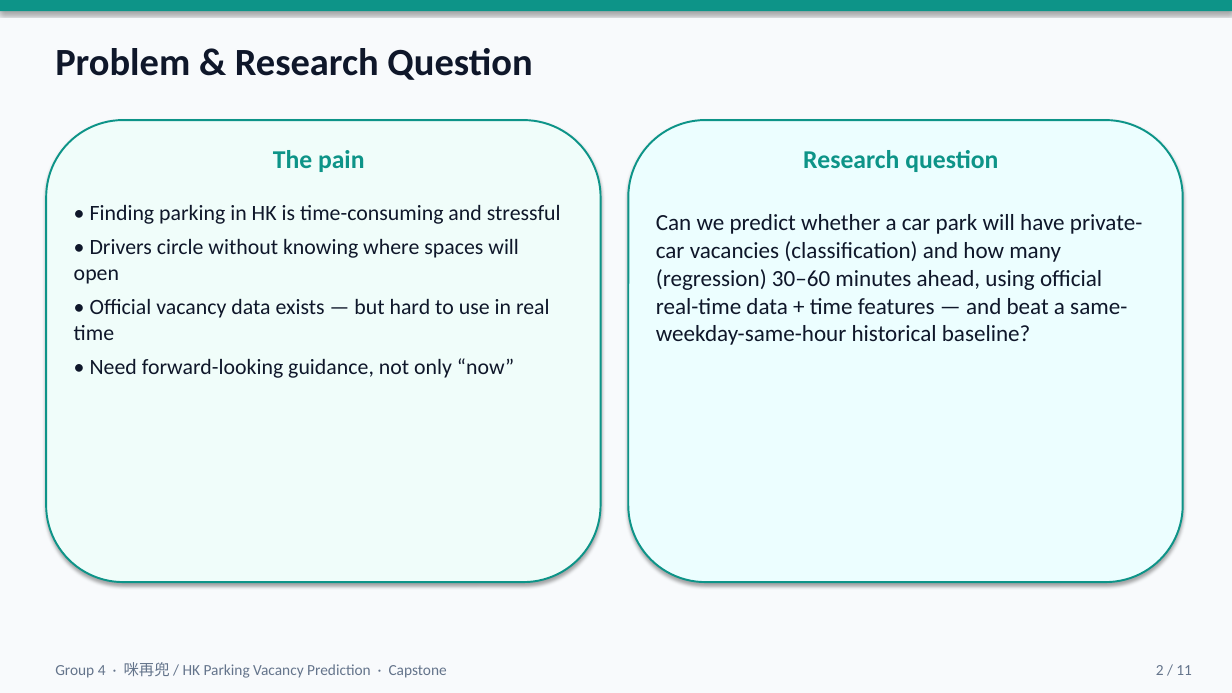
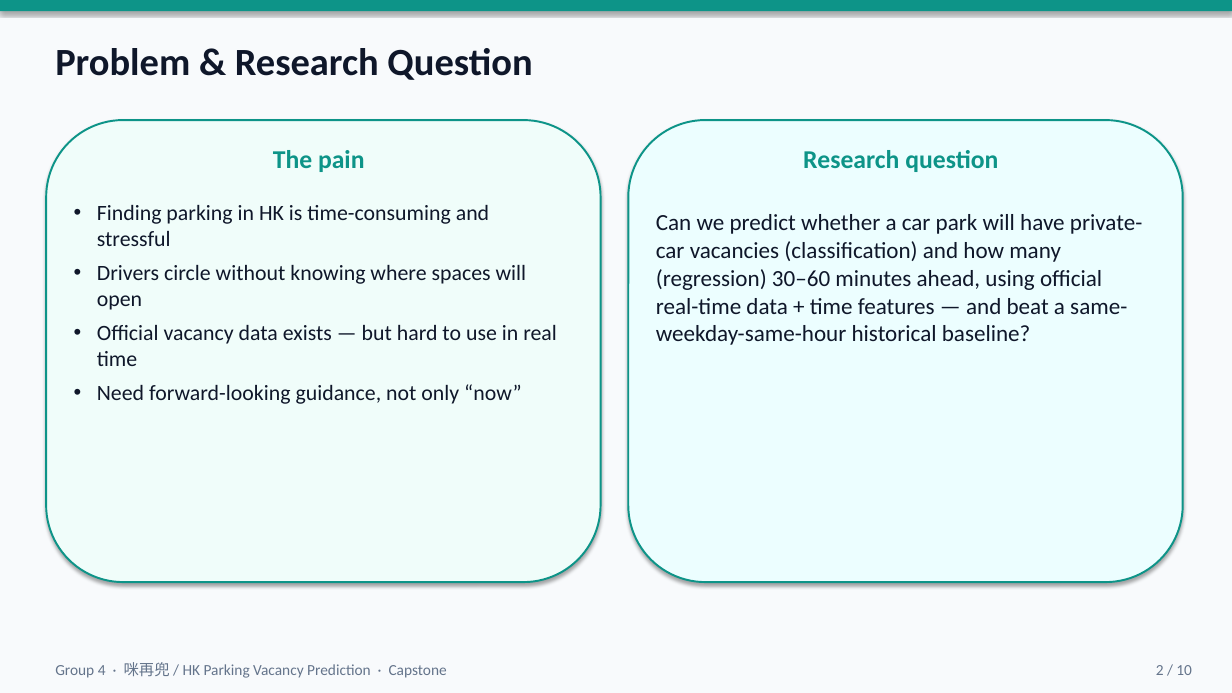
Before and after one commit to keithlky1992/hk-parking-vacancy-prediction, a slide deck: slide 2 of presentation/Group4_HK_Parking_Vacancy_Prediction.pptx. Drawn at 1232x693 pixels with LibreOffice and Linux fonts; fonts in the diff are those of the drawing. Boxes give left, top, right and bottom in pixels: in the first picture for what was removed or moved away, otherwise in the second. Text is boxed around its words. In the diff, an @@ line names an element or a change of style, - is before the commit and + after.

```diff
--- a/presentation/Group4_HK_Parking_Vacancy_Prediction.pptx
+++ b/presentation/Group4_HK_Parking_Vacancy_Prediction.pptx
@@ text at bbox=[97, 205, 557, 404]: text changed @@
-• Finding parking in HK is time-consuming and stressful
-• Drivers circle without knowing where spaces will open
-• Official vacancy data exists — but hard to use in real time
-• Need forward-looking guidance, not only “now”
+• Finding parking in HK is time-consuming and stressful
+• Drivers circle without knowing where spaces will open
+• Official vacancy data exists — but hard to use in real time
+• Need forward-looking guidance, not only “now”
@@ text at bbox=[1156, 665, 1192, 675]: text changed @@
-2 / 11
+2 / 10
```
Also in this commit, not shown: 9 other slides changed, 1 slide removed, 6 other files.
